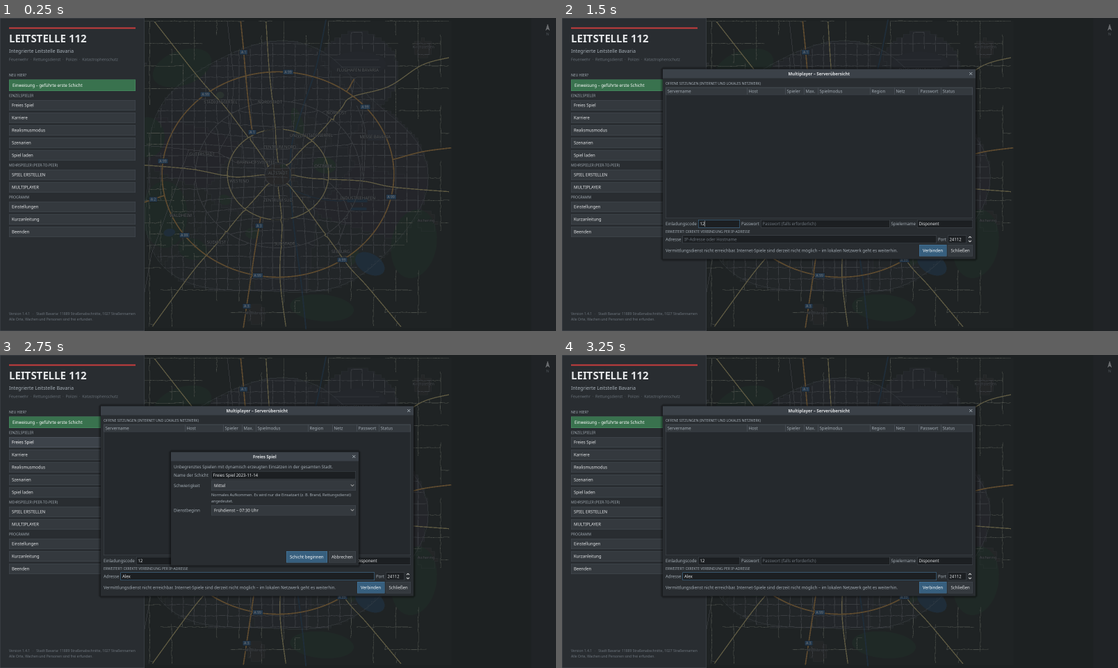
Above: before the commit, frames 1-4 (two rows, left to right).
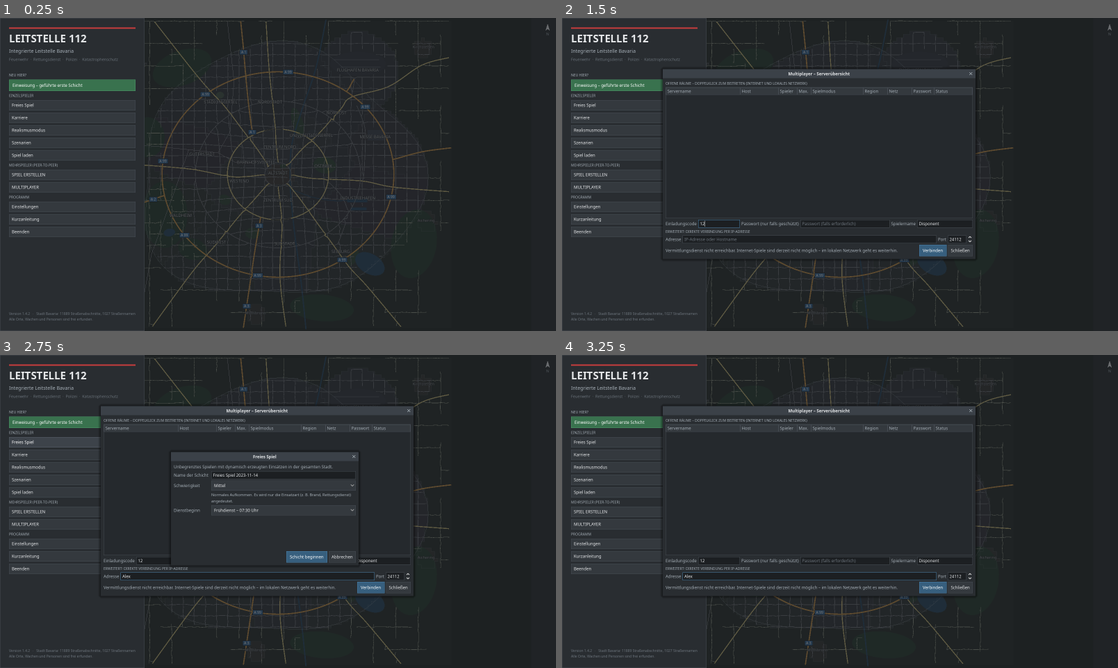
Above: after the commit, the same moments.

Repository: Mosi-pro/bavaria-sim
Game: Godot game, scene res://scenes/main.tscn
Two runs of this game, one before a commit and one after it. Both use one fixed random seed, a clock stepped at 60 frames per second and the inputs below.
Inputs (mouse positions are in pixels of both pictures, inside the frame that each line leads up to):
- Up to frame 1 (0.25 s): no input
- Up to frame 2 (1.5 s): click "MULTIPLAYER" at 0.5 s; click (717, 224) at 1.27 s; type "12" at 1.35 s
- Up to frame 3 (2.75 s): click (250, 577) at 1.5 s; type "Alex" at 1.58 s; click "Freies Spiel" at 2 s
- Up to frame 4 (3.25 s): click "Abbrechen" at 2.75 s

The runs differ from the first frame. In frame 1, less than 0.1% of the frame differs, in the area x 5-6%, y 94-95%; in frame 2, 0.4%, in the area x 5-71%, y 20-95%; in frame 3, 0.3%; in frame 4, 0.4%.

Commit message:
Version 1.4.2: Online-Räume mit optionalem Passwort, Passwortabfrage nur bei geschützten Räumen, Versionsprüfung in der Serverliste
Co-Authored-By: Claude Opus 5.5 <noreply@anthropic.com>
Claude-Session: https://claude.ai/code/session_018Fw7aGdcfN1NLWhh7M1Dsu

Diff:
--- a/project.godot
+++ b/project.godot
@@ -5,7 +5,7 @@
 
 config/name="LEITSTELLE 112"
 config/description="Simulation der Integrierten Leitstelle Bavaria"
-config/version="1.4.1"
+config/version="1.4.2"
 run/main_scene="res://scenes/main.tscn"
 config/features=PackedStringArray("4.7", "Forward Plus")
 config/icon="res://assets/icons/icon.png"
--- a/src/ui/win_multiplayer.gd
+++ b/src/ui/win_multiplayer.gd
@@ -12,7 +12,7 @@
 	name.max_length = 40
 	var player := UI.line_edit("", String(Settings.get_v("profile", "name")))
 	player.max_length = 24
-	var pw := UI.line_edit("leer = ohne Passwort")
+	var pw := UI.line_edit("optional – leer = jeder kann beitreten")
 	pw.secret = true
 	var maxp := SpinBox.new()
 	maxp.min_value = 2
@@ -33,12 +33,12 @@
 	var diff := UI.option(diffs.map(func(d): return Data.modes["difficulties"][d]["name"]), 1)
 	var region := UI.option(["Bavaria (Stadtgebiet und Umland)"], 0)
 	var has_relay: bool = Data.relay_url() != ""
-	var conn := UI.option(["Internet – Mitspieler treten per Code bei (empfohlen)", "Nur lokales Netzwerk / direkte IP-Adresse"], 0 if has_relay else 1)
+	var conn := UI.option(["Internet – Raum erscheint in der Serverliste (empfohlen)", "Nur lokales Netzwerk / direkte IP-Adresse"], 0 if has_relay else 1)
 	conn.set_item_disabled(0, not has_relay)
 	var private := CheckBox.new()
-	private.text = "Private Sitzung (nicht in der LAN-Serverliste anzeigen)"
+	private.text = "Privater Raum (nicht in der Serverliste – Beitritt nur per Einladungscode)"
 	private.focus_mode = Control.FOCUS_NONE
-	var rows: Array = [["Servername", name], ["Spielername", player], ["Passwort", pw], ["Maximale Spielerzahl", maxp]]
+	var rows: Array = [["Servername", name], ["Spielername", player], ["Passwort (optional)", pw], ["Maximale Spielerzahl", maxp]]
 	if not in_session:
 		rows.append(["Spielmodus", mode])
 		rows.append(["Schwierigkeit", diff])
@@ -201,7 +201,7 @@
 # ---------------------------------------------------------------- Serverübersicht
 static func browser(parent: Node) -> void:
 	Net.start_browser()
-	var tree := UI.tree([{"title": "Servername"}, {"title": "Ho …(217 unchanged characters)… dth": 64}, {"title": "Status", "width": 90}])
+	var tree := UI.tree([{"title": "Servername"}, {"title": "Ho …(217 unchanged characters)… dth": 64}, {"title": "Status", "width": 110}])
 	var ip := UI.line_edit("IP-Adresse oder Hostname", String(Settings.get_v("net", "last_host")))
 	var port := SpinBox.new()
 	port.min_value = 1024
@@ -217,7 +217,7 @@
 	code_edit.max_length = 6
 	code_edit.custom_minimum_size.x = 120
 	code_edit.size_flags_horizontal = Control.SIZE_FILL
-	var inet := {"list": [], "err": ""}
+	var inet := {"list": [], "err": "", "by_code": {}}
 	var status := UI.label("Suche Sitzungen im Internet und im lokalen Netzwerk …", UI.TEXT2)
 	status.autowrap_mode = TextServer.AUTOWRAP_WORD_SMART
 	status.size_flags_horizontal = Control.SIZE_EXPAND_FILL
@@ -230,7 +230,9 @@
 			sel = tree.get_selected().get_metadata(0)
 		tree.clear()
 		var root := tree.create_item()
+		inet["by_code"] = {}
 		for sx in inet["list"]:
+			inet["by_code"][String(sx.get("code", ""))] = sx
 			var it := tree.create_item(root)
 			it.set_metadata(0, "inet:" + String(sx.get("code", "")))
 			it.set_text(0, String(sx.get("name", "?")))
@@ -242,8 +244,11 @@
 			it.set_text(6, "Internet")
 			it.set_text(7, "ja" if sx.get("locked", false) else "nein")
 			var fullx: bool = int(sx.get("players", 0)) >= int(sx.get("max", 0))
-			it.set_text(8, "voll" if fullx else ("läuft" if sx.get("started", false) else "Lobby"))
-			it.set_custom_color(8, UI.RED if fullx else UI.GREEN)
+			var oldv: bool = int(sx.get("version", Net.PROTOCOL)) != Net.PROTOCOL
+			it.set_text(8, "andere Version" if oldv else ("voll" if fullx else ("läuft" if sx.get("started", false) else "Lobby")))
+			it.set_custom_color(8, UI.RED if (fullx or oldv) else UI.GREEN)
+			if oldv:
+				it.set_tooltip_text(8, "Dieser Raum nutzt eine andere Spielversion. Bitte das Spiel aktualisieren.")
 			if String(it.get_metadata(0)) == sel:
 				it.select(0)
 		for key in Net.discovery.servers:
@@ -278,6 +283,28 @@
 			Settings.set_v("profile", "name", player.text.strip_edges())
 		if code_edit.text.strip_edges() != "":
 			Settings.save()
+			var sx: Dictionary = inet["by_code"].get(code_edit.text.strip_edges().to_upper(), {})
+			if not sx.is_empty() and int(sx.get("version", Net.PROTOCOL)) != Net.PROTOCOL:
+				status.text = "Dieser Raum nutzt eine andere Spielversion – bitte das Spiel aktualisieren."
+				return
+			if sx.get("locked", false) and pw.text == "":
+				# Raum mit Passwort: kurz nachfragen (wie bei anderen Online-Spielen)
+				var pe := UI.line_edit("Passwort des Raums")
+				pe.secret = true
+				var pbox := UI.vbox([UI.label("Der Raum »%s« ist mit einem Passwort geschützt." % String(sx.get("name", "")), UI.TEXT2), pe])
+				var holder := {"w": null}
+				var go := func():
+					pw.text = pe.text
+					if is_instance_valid(holder["w"]):
+						holder["w"].queue_free()
+					Net.discovery.stop()
+					var e2: String = Net.join_code(code_edit.text, pw.text)
+					status.text = e2 if e2 != "" else "Trete »%s« bei …" % String(sx.get("name", ""))
+				pe.text_submitted.connect(func(_t): go.call())
+				pbox.add_child(UI.hbox([UI.spacer(), UI.accent(UI.button("Beitreten", go), UI.BLUE), UI.button("Abbrechen", func(): holder["w"].queue_free())]))
+				holder["w"] = UI.window(parent, "Passwort erforderlich", Vector2i(420, 160), pbox)
+				pe.grab_focus.call_deferred()
+				return
 			Net.discovery.stop()
 			var errc: String = Net.join_code(code_edit.text, pw.text)
 			status.text = errc if errc != "" else "Verbinde über Einladungscode %s …" % code_edit.text.strip_edges().to_upper()
@@ -311,7 +338,7 @@
 			if err != "":
 				status.text = err
 			elif arr.is_empty() and Net.discovery.servers.is_empty():
-				status.text = "Derzeit keine offenen Sitzungen. Mit einem Einladungscode kannst du direkt beitreten."
+				status.text = "Derzeit keine offenen Räume. Erstelle selbst einen über »SPIEL ERSTELLEN« – oder tritt mit einem Einladungscode bei."
 			else:
 				status.text = "%d Sitzung(en) gefunden." % (arr.size() + Net.discovery.servers.size())
 		fill.call()
@@ -329,9 +356,9 @@
 		Net.internet_list.disconnect(on_inet)
 		Net.connect_result.disconnect(on_result)
 		Net.stop_browser())
-	box.add_child(UI.caption("Offene Sitzungen (Internet und lokales Netzwerk)"))
+	box.add_child(UI.caption("Offene Räume – Doppelklick zum Beitreten (Internet und lokales Netzwerk)"))
 	box.add_child(tree)
-	box.add_child(UI.hbox([UI.label("Einladungscode", UI.TEXT2), code_edit, UI.label("Passwort", UI.TEXT2), pw, UI.label("Spielername", UI.TEXT2), player]))
+	box.add_child(UI.hbox([UI.label("Einladungscode", UI.TEXT2), code_edit, UI.label("Passwort (nur falls geschützt)", UI.TEXT2), pw, UI.label("Spielername", UI.TEXT2), player]))
 	var recent: Dictionary = LocalDB.table("servers")
 	if not recent.is_empty():
 		var names: Array = ["Zuletzt verwendet …"]
Not shown, changed: export_presets.cfg
Not shown, changed: CHANGELOG.md
Not shown, changed: installer/LEITSTELLE112.iss
Not shown, changed: installer/LEITSTELLE112_Beta.iss
